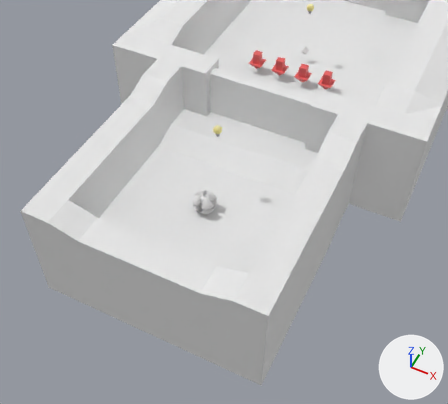
The Blender file etc/blend/levels/Dimensions.blend as it was, and as the next commit left it.
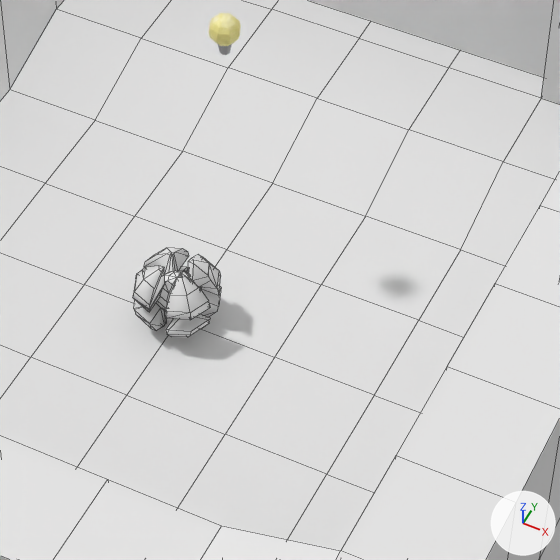
There are two pictures of each version: one from a camera (50 mm lens) standing at (6.77, -24.09, 15.57) and looking at (0.64, -11.84, 0.26), one close up on the part from 35% to 69% of the width and 30% to 68% of the height. The lights are fixed; the arrows at lower right show +X, +Y and +Z. The close-ups show mesh edges as thin lines.

Objects in the first close-up: 'Dimensions_b10', 'Dimensions_b13', 'Light.003', 'Player'.
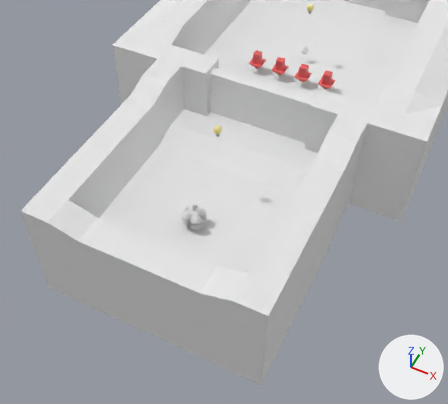
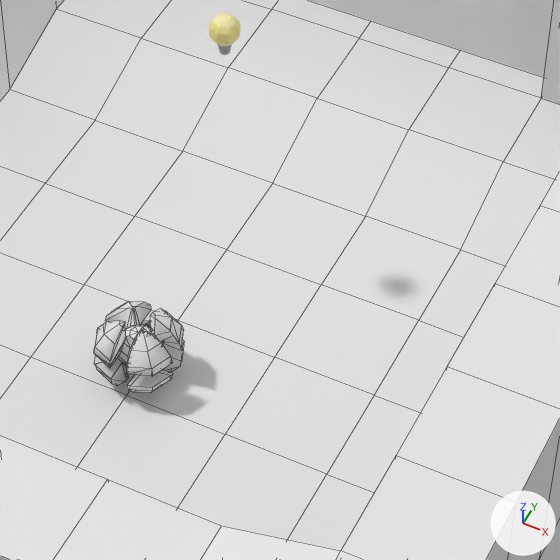
The change, as a list of edits to the scene's bpy script:
```text
Change ob_player:
    ob_player.location: (0.0, -12.001, 0.09) -> (0.0, -12.736, 0.09)
```

Pixel boxes (x1, y1, x2, y2) of what changed, in the close-ups (560 x 560 px):
'Player', moved: before (133, 248, 221, 337); after (94, 301, 184, 393)
